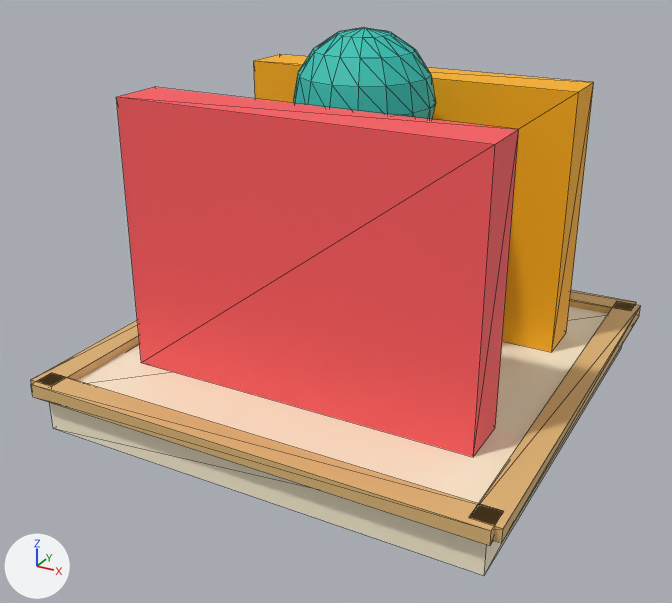
Before and after pictures for a commit that changed the glTF model public/models/city.gacha_gate.glb.
Before and after are seen from a 50 mm lens placed at (1.79, -3.49, 2.15), pointed at (-0.03, -0.18, 0.5). Every picture has the same lights, and +X, +Y and +Z are marked at lower left. The first picture is the older version. Mesh edges are drawn as thin lines. Vertices at exactly the same position are counted once.

In view in the first picture: 'city.gacha_gate'.
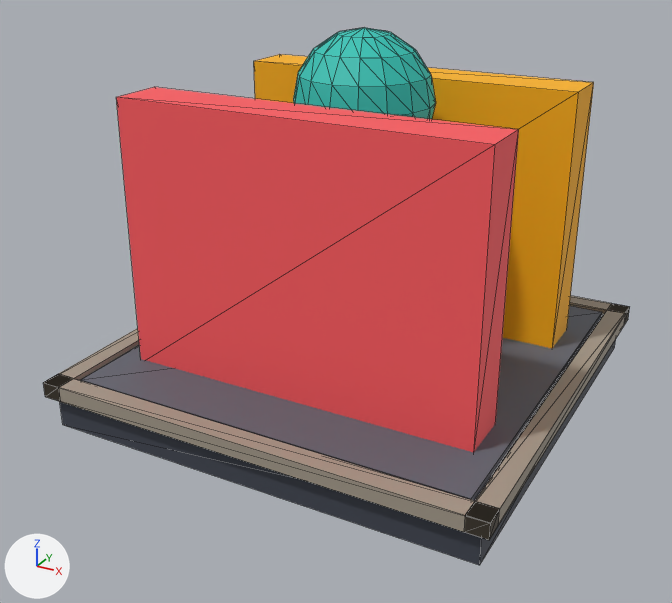
What the commit changed:
Material 'asphalt' (mat_asphalt) is new.
Its base color is (0.0497, 0.0578, 0.0802) (greyish blue #3f4450).
Its roughness is 0.65.
Material 'stone' (mat_stone) is new.
Its base color is (0.371, 0.323, 0.258) (grey #a49a8b).
Its roughness is 0.65.
Material 'deck' (mat_deck) is new.
Its base color is (0.122, 0.136, 0.168) (grey #626772).
Its roughness is 0.65.
me_city_gacha_gate is used by ob_city_gacha_gate; location (0.0, 0.0, 0.0).
me_city_gacha_gate had 170 vertices, 308 faces and spanned x -1.06..1.06, y -1.06..1.06, z 0.0..1.65.
me_city_gacha_gate now has 170 vertices, 320 faces and spans x -1.01..1.01, y -1.01..1.01, z 0.01..1.65.
me_city_gacha_gate part 1: a new loose piece of 24 vertices spanning x -1.01..1.01, y -1.01..1.01, z 0.16..0.23, in mat_stone (grey #a49a8b).
Part 2, on me_city_gacha_gate:
28 vertices are removed from x -1.06..1.06, y -1.03..1.06, z 0.18..0.24.
46 faces are deleted.
12 vertices move from x -1.03..1.03, y -1.06..1.0, z 0.0..0.24 to x -0.97..0.97, y -0.97..0.97, z 0.01..0.22.
4 vertices are added at (0.9, 0.9, 0.19), (-0.9, 0.9, 0.19), (0.9, 0.9, 0.22), (-0.9, 0.9, 0.22).
10 new faces join them, mat_deck (grey #626772).
me_city_gacha_gate part 3: 12 faces spanning x -0.97..0.97, y -0.97..0.97, z 0.01..0.2 switch from mat_ringbase (beige #fff3d6) to mat_asphalt (greyish blue #3f4450).
me_city_gacha_gate part 4: 2 faces spanning x -0.9..0.9, y -0.9, z 0.19..0.22 switch from mat_ringedge (beige #e0b878) to mat_deck (grey #626772).
me_city_gacha_gate gains material mat_stone (grey #a49a8b).

Pixel boxes (x1, y1, x2, y2) of what changed, in the pictures (672 x 603 px):
'city.gacha_gate', reshaped: before (31, 28, 641, 575); after (43, 28, 630, 565)
part 1 of me_city_gacha_gate, added: after (43, 296, 630, 540)
part 2 of me_city_gacha_gate, reshaped: before (31, 290, 641, 545); after (81, 306, 602, 500)
part 3 of me_city_gacha_gate, recoloured: before (49, 306, 622, 575); after (60, 314, 616, 565)
part 4 of me_city_gacha_gate, recoloured: before (31, 385, 491, 545); after (81, 380, 471, 500)
